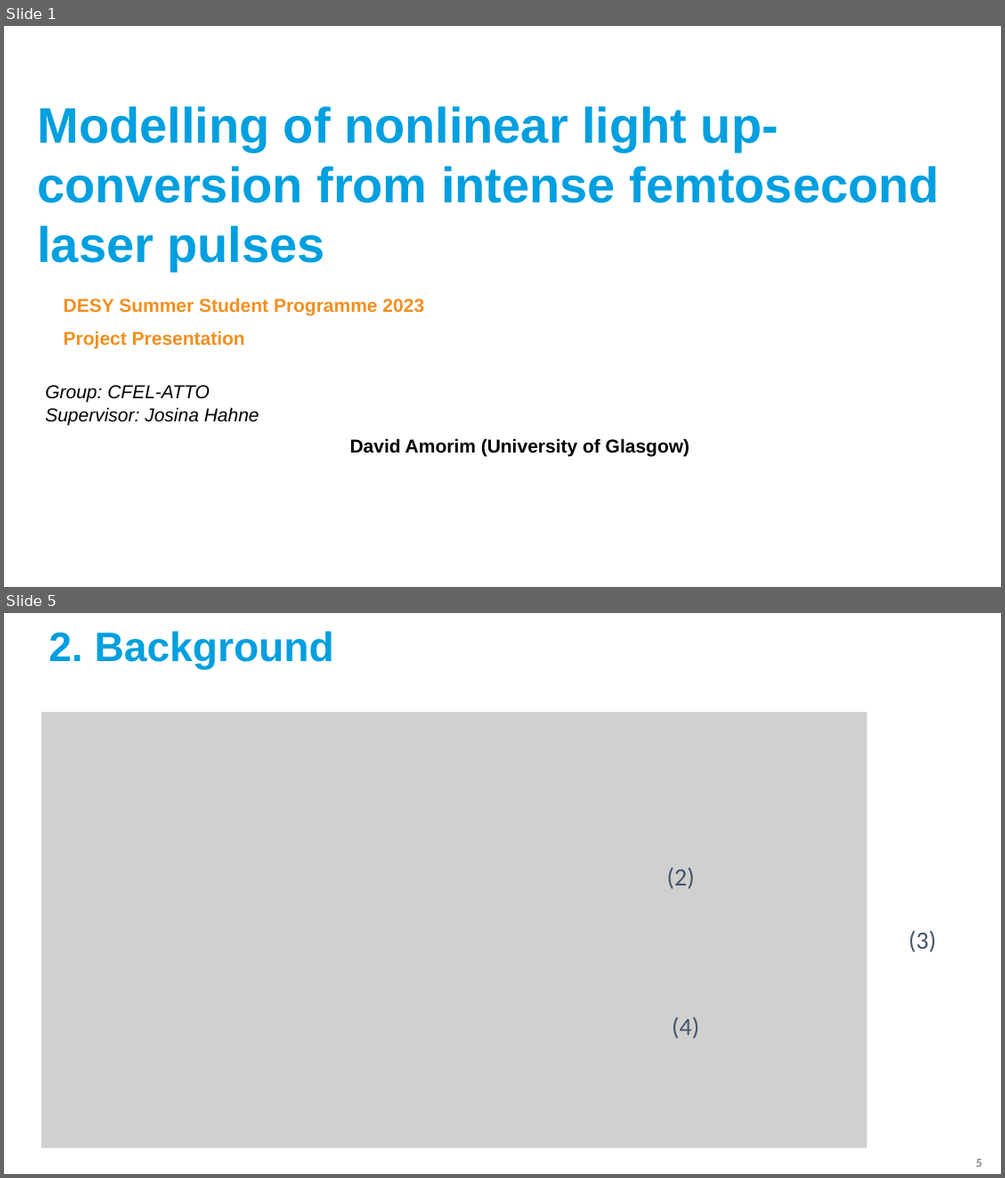
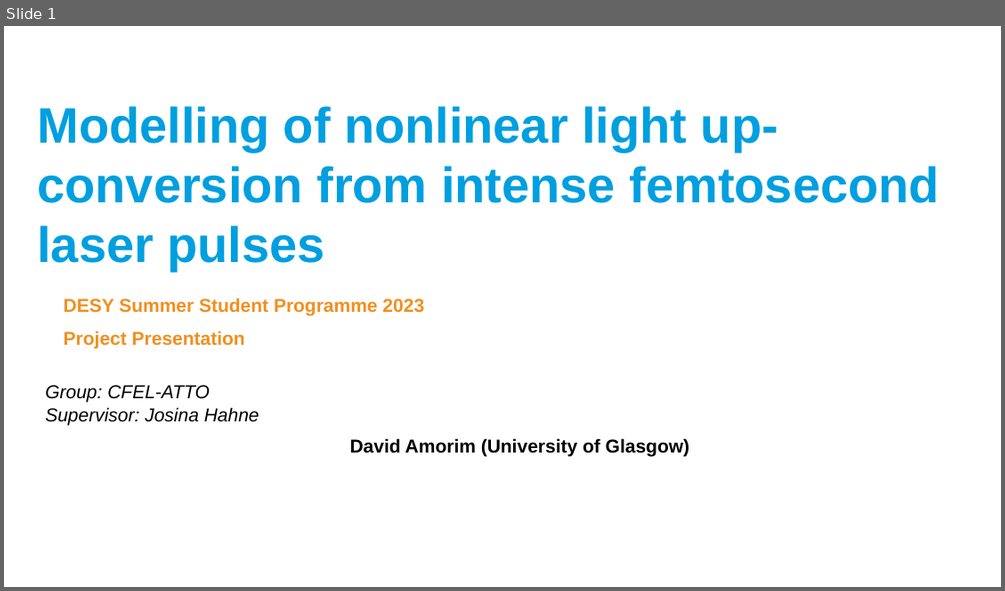
Before and after one commit to david-f-amorim/Simulating-THG-of-few-femtosecond-pulses-in-a-noble-gas-, a slide deck: presentations/DESY - Final Presentation (fixed).pptx. Shown one above the other, each under a label of ours: slides 1 and 5 before the commit, slide 1 after it; the slides between them are not shown. The pictures are 1005x1178 and 1005x591 pixels, drawn with LibreOffice and Linux fonts; fonts in the diff are those of the drawing; grey boxes stand for pictures; background and template pictures are left out. Boxes give left, top, right and bottom in pixels: in the first picture for what was removed or moved away, otherwise in the second. Text is boxed around its words. In the diff, an @@ line names an element or a change of style, - is before the commit and + after.

```diff
--- a/presentations/DESY - Final Presentation (fixed).pptx
+++ b/presentations/DESY - Final Presentation (fixed).pptx
@@ slide 5 removed at <box>4,613,1001,1174</box>, background picture (left out) @@
@@ title removed at <box>48,631,334,670</box> @@
-2. Background
@@ picture removed at <box>41,712,867,1148</box> @@
@@ picture removed at <box>181,861,551,893</box> @@
@@ text removed at <box>667,868,695,889</box> @@
-(2)
@@ picture removed at <box>153,906,841,973</box> @@
@@ text removed at <box>908,930,936,952</box> @@
-(3)
@@ picture removed at <box>271,991,531,1049</box> @@
@@ text removed at <box>672,1017,699,1038</box> @@
-(4)
@@ page number removed at <box>976,1159,982,1167</box> @@
-5
```
Also in this commit, not shown: 10 slides changed, 2 slides added, 3 other slides removed, 8 other files.
